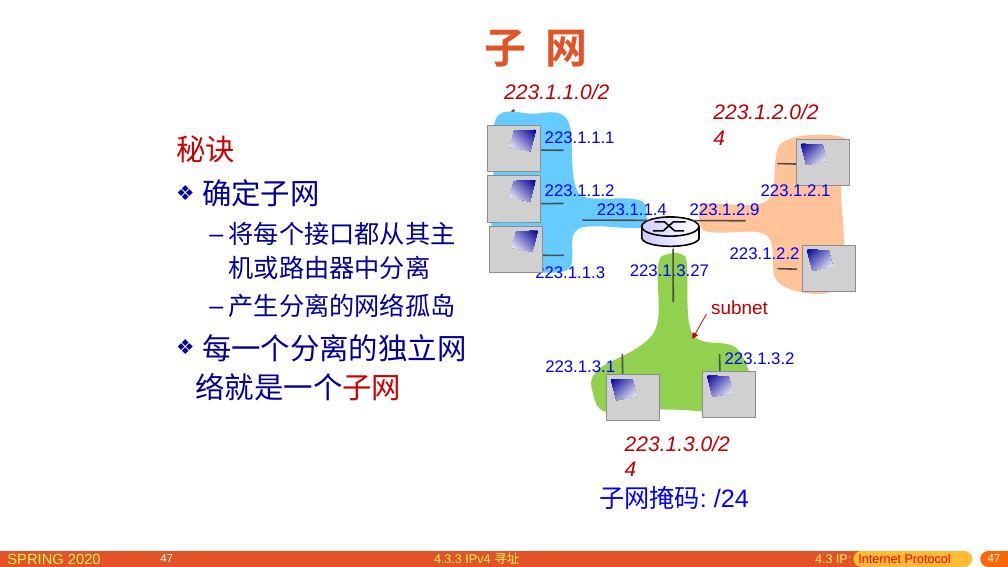
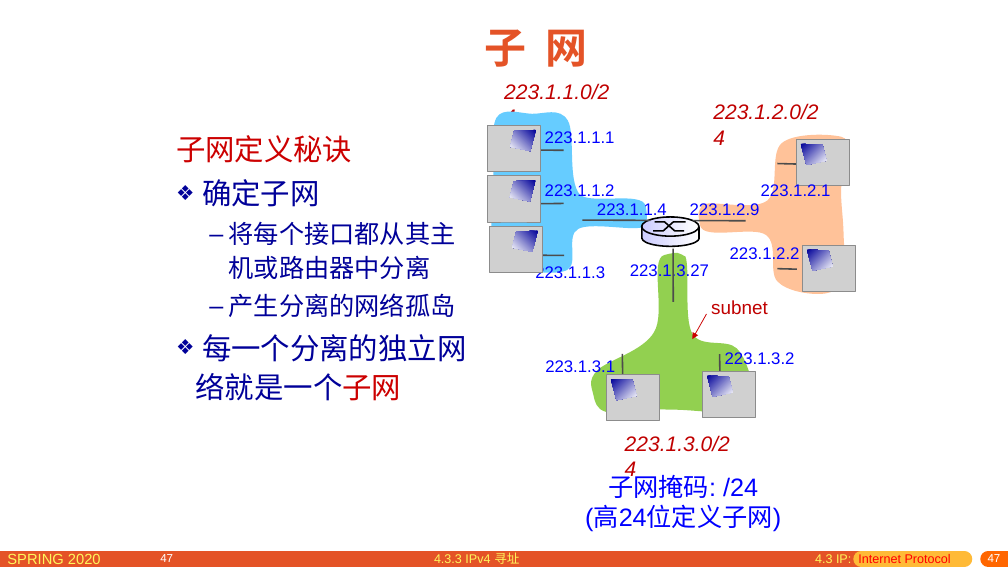
Before and after one commit to network-distributed/presentations, a slide deck: slide 47 of chapter4_cn.pptx. Drawn at 1008x567 pixels with LibreOffice and Linux fonts; fonts in the diff are those of the drawing; grey boxes stand for pictures. Boxes give left, top, right and bottom in pixels: in the first picture for what was removed or moved away, otherwise in the second. Text is boxed around its words. In the diff, an @@ line names an element or a change of style, - is before the commit and + after.

```diff
--- a/chapter4_cn.pptx
+++ b/chapter4_cn.pptx
@@ text at box(176, 135, 352, 163): text changed @@
-秘诀
+子网定义秘诀
@@ text "子网掩码: /24": place and size @@
-text "子网掩码: /24" at box(599, 486, 749, 509)
+text "子网掩码: /24" at box(585, 470, 781, 532)
@@ text at box(608, 470, 758, 498): alignment left to centre @@
@@ text at box(585, 506, 781, 532): paragraph added @@
+(高24位定义子网)
```
Also in this commit, not shown: 27 other slides changed, 9 slides added, 4 other files.
